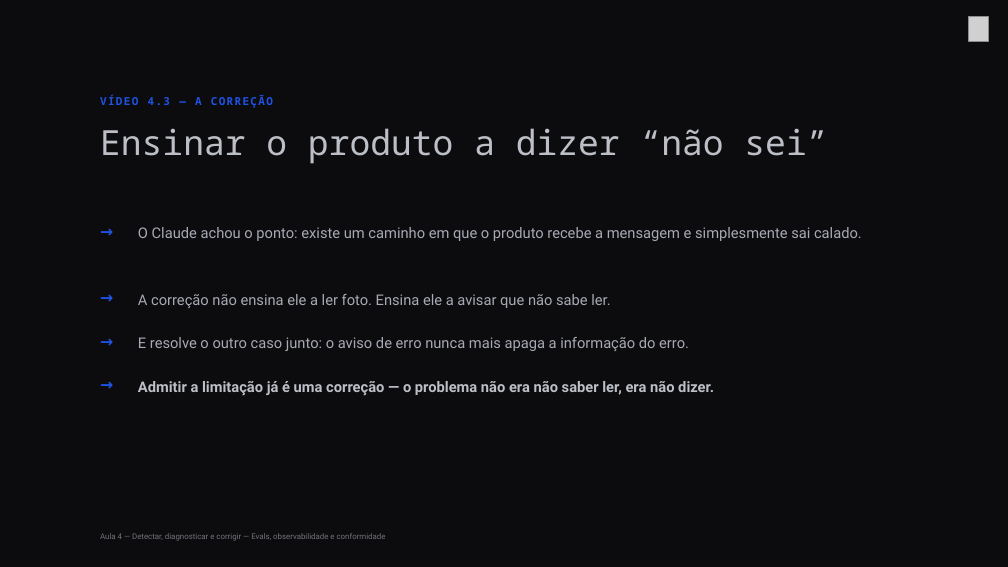
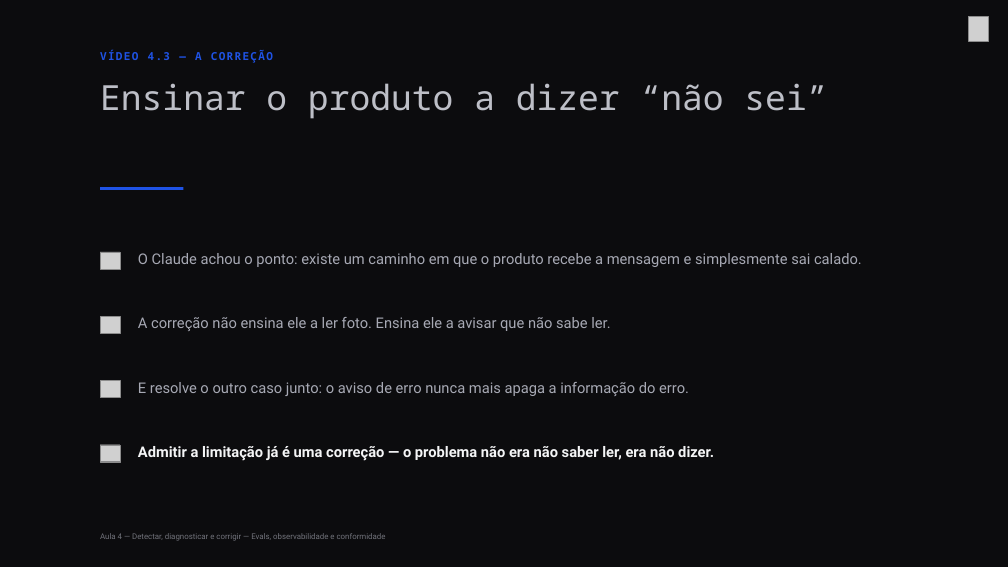
Before and after one commit to Djegao/alura-produto-ficticio, a slide deck: slide 14 of slides/aula4-alura.pptx (slide 12 before the commit). Drawn at 1008x567 pixels with LibreOffice and Linux fonts; fonts in the diff are those of the drawing; grey boxes stand for pictures; background and template pictures are left out. Boxes give left, top, right and bottom in pixels: in the first picture for what was removed or moved away, otherwise in the second. Text is boxed around its words. In the diff, an @@ line names an element or a change of style, - is before the commit and + after.

```diff
--- a/slides/aula4-alura.pptx
+++ b/slides/aula4-alura.pptx
@@ text "VÍDEO 4.3 — A CORREÇÃO" moved from (x1=100, y1=95, x2=273, y2=108) to (x1=100, y1=49, x2=273, y2=63) @@
@@ text "Ensinar o produto a dizer ..." moved from (x1=100, y1=128, x2=827, y2=164) to (x1=100, y1=83, x2=827, y2=119) @@
@@ rectangle added at (x1=100, y1=187, x2=183, y2=190), fill #1F53E5 @@
@@ text removed at (x1=100, y1=222, x2=132, y2=245) @@
-→
@@ picture added at (x1=100, y1=252, x2=120, y2=269) @@
@@ text "O Claude achou o ponto: ..." moved from (x1=138, y1=227, x2=862, y2=241) to (x1=138, y1=253, x2=862, y2=267) @@
@@ text removed at (x1=100, y1=288, x2=132, y2=311) @@
-→
@@ picture added at (x1=100, y1=316, x2=120, y2=333) @@
@@ text "A correção não ensina ele ..." moved from (x1=138, y1=294, x2=610, y2=308) to (x1=138, y1=317, x2=610, y2=331) @@
@@ text removed at (x1=100, y1=331, x2=132, y2=354) @@
-→
@@ text removed at (x1=100, y1=375, x2=132, y2=398) @@
-→
@@ picture added at (x1=100, y1=380, x2=120, y2=397) @@
@@ text "E resolve o outro caso ..." moved from (x1=138, y1=337, x2=689, y2=351) to (x1=138, y1=382, x2=689, y2=396) @@
@@ picture added at (x1=100, y1=445, x2=120, y2=462) @@
@@ text "Admitir a limitação já é ..." moved from (x1=138, y1=381, x2=714, y2=396) to (x1=138, y1=446, x2=714, y2=461) @@
@@ text "Admitir a limitação já é ..." at (x1=138, y1=446, x2=714, y2=461): text colour #BDBFC7 to #F4F5F6 @@
```
Also in this commit, not shown: 11 other slides changed, 2 slides added, 2 other files.
